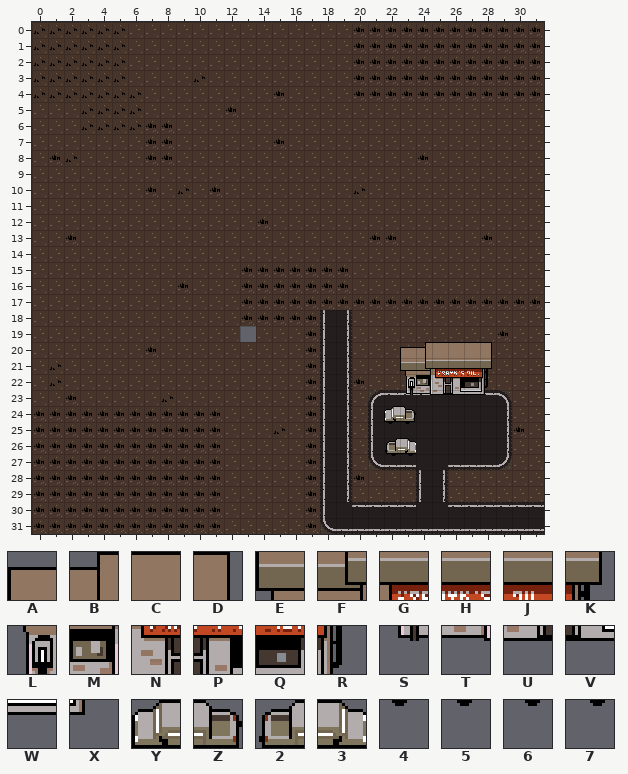
Tiled map (JSON) -- Vietnaaam/assets/tilemap.tmj. The picture above was drawn from the file before the commit.
Cells are 16x16 px. Shown: x 0..31, y 0..31.
Key: from "tileset": A 30, B 31, C 32, D 35, E 40, F 41, G 42, H 43, J 44, K 45, L 50, M 51, N 52, P 53, Q 54, R 55, S 60, T 61, U 62, V 63, W 64, X 65, Y 70, Z 71, 2 72, 3 73, 4 80, 5 81, 6 82, 7 83.
_ is an empty cell.
Layers that did not change in this view are not listed.
Layer "Tile Layer 2" before, first column x 0:
 0 ________________________________
 1 ________________________________
 2 ________________________________
 3 ________________________________
 4 ________________________________
 5 ________________________________
 6 ________________________________
 7 ________________________________
 8 ________________________________
 9 ________________________________
10 ________________________________
11 ________________________________
12 ________________________________
13 ________________________________
14 ________________________________
15 ________________________________
16 ________________________________
17 ________________________________
18 ________________________________
19 ________________________________
20 _______________________ABCCCD___
21 _______________________EFGHJK___
22 _______________________LMNPQR___
23 _______________________STUVWX___
24 ______________________YZ________
25 ______________________45________
26 ______________________23________
27 ______________________67________
28 ________________________________
29 ________________________________
30 ________________________________
31 ________________________________
The result:
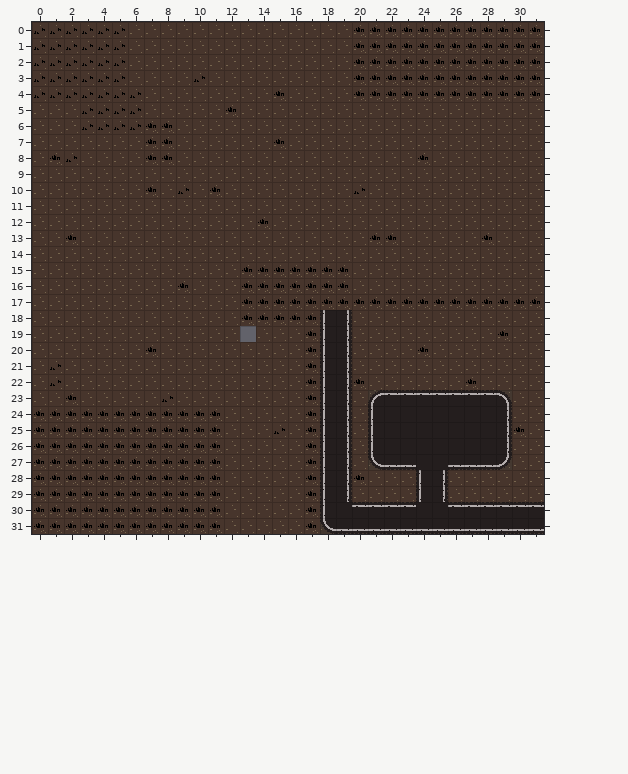
Edits made:
Changed rows in their new state; . is an unchanged cell.
Layer "Tile Layer 2":
first column x 22:
20 .______
21 .______
22 .______
23 .______
24 __.....
25 __.....
26 __.....
27 __.....
